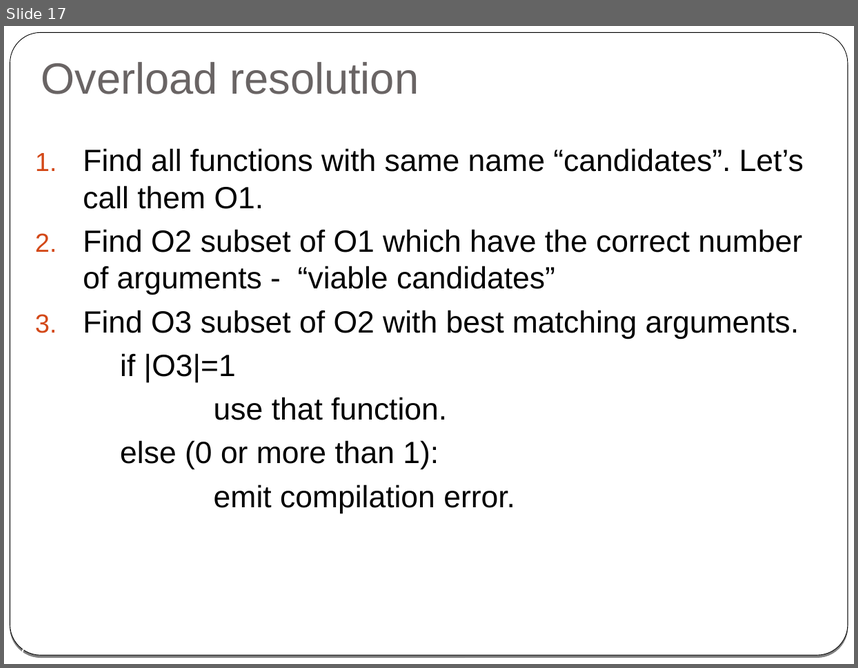
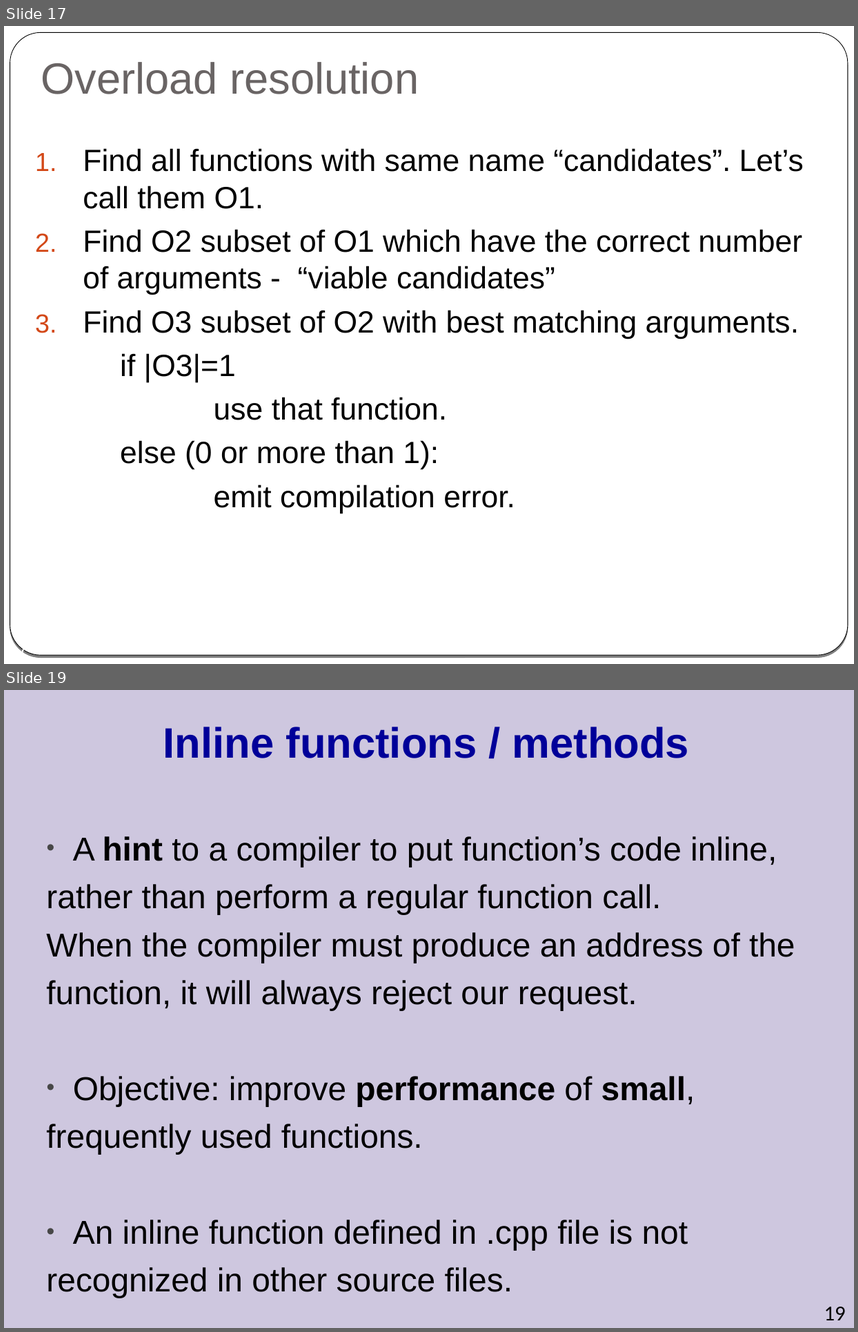
Before and after one commit to cpp-at-ariel/cpp-5778, a slide deck: week01-what-is-cpp/slides.odp. Shown one above the other, each under a label of ours: slide 17 before the commit, slides 17 and 19 after it; the slides between them are not shown. The pictures are 858x668 and 858x1332 pixels, drawn with LibreOffice and Linux fonts; fonts in the diff are those of the drawing. Boxes give left, top, right and bottom in pixels: in the first picture for what was removed or moved away, otherwise in the second. Text is boxed around its words. In the diff, an @@ line names an element or a change of style, - is before the commit and + after.

Commit message:
add inline to week 1

```diff
--- a/week01-what-is-cpp/slides.odp
+++ b/week01-what-is-cpp/slides.odp
@@ slide 19 added at (x1=4, y1=690, x2=854, y2=1328), background #CEC7DF @@
@@ title added at (x1=163, y1=727, x2=690, y2=758), 36 pt, text #000099, bold @@
+Inline functions / methods
@@ text added at (x1=46, y1=836, x2=795, y2=1298), 28 pt, text #000000 @@
+• A hint to a compiler to put function’s code inline,
+rather than perform a regular function call.
+When the compiler must produce an address of the
+function, it will always reject our request.
+• Objective: improve performance of small,
+frequently used functions.
+• An inline function defined in .cpp file is not
+recognized in other source files.
@@ page number added at (x1=824, y1=1306, x2=846, y2=1320), 18 pt, text #000000 @@
+19
```
Also in this commit, not shown: 3 other slides added, 3 other files.
